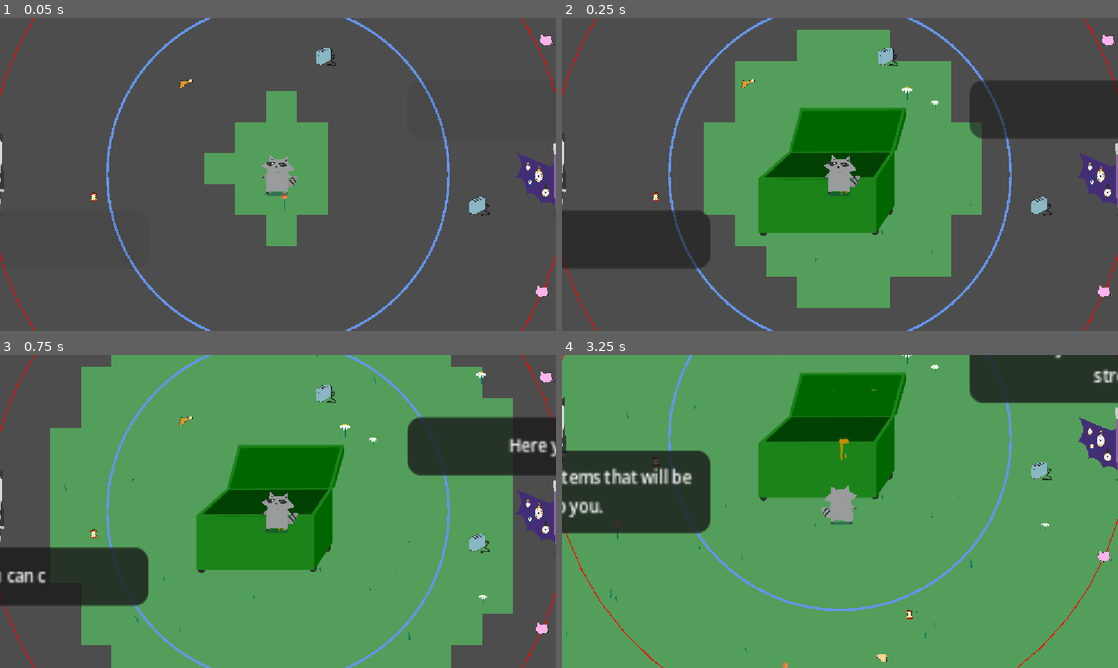
Above: before the commit, frames 1-4 (two rows, left to right).
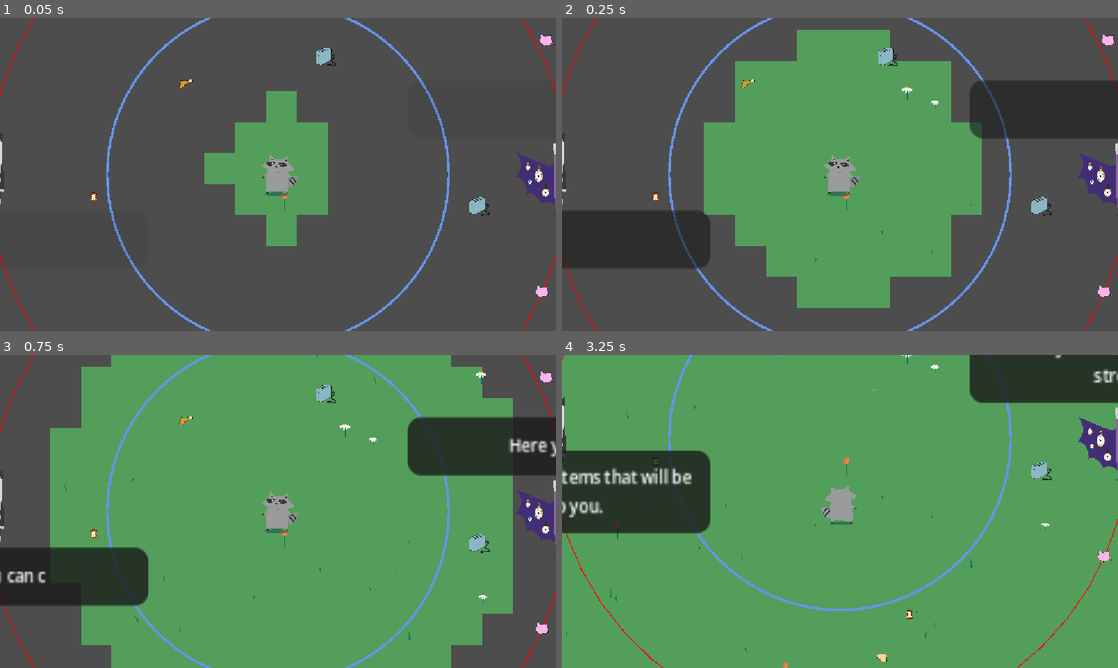
Above: after the commit, the same moments.

Repository: Lu-ni/upsi-jam-6
Game: Godot game, scene res://scenes/World.tscn
Same seed, same stepped clock (60 frames per second), same inputs: the game is played once before the commit and once after it. This scene is started directly instead of the project's main scene. The engine's default icon, where the game draws it, is replaced by a stand-in: a white triangle on a blue panel in a dark square. Sound files missing from this copy of the repository are replaced by a short silence.
Inputs (mouse positions are in pixels of both pictures, inside the frame that each line leads up to):
- Up to frame 1 (0.05 s): no input
- Up to frame 2 (0.25 s): no input
- Up to frame 3 (0.75 s): tap Enter at 0.5 s; move the mouse to (400, 495) at 0.52 s; hold Right (shop_right) from 0.53 s (still down); tap N (next_track) at 0.6 s
- Up to frame 4 (3.25 s): tap Down (shop_buy) at 0.77, 1.52, 3.02 s; move the mouse to (728, 527) at 1.27 s; release Right (shop_right) at 1.28 s; hold S (ui_down) 1.28-2.03 s; tap E (petals) at 1.35 s; move the mouse to (895, 442) at 2.02 s; hold Right (shop_right) 2.03-2.78 s; tap O at 2.1 s; tap Space at 2.75 s; move the mouse to (812, 574) at 2.77 s; hold W (ui_up) from 2.78 s (still down); tap P at 2.85 s

Frame 1 is identical in both runs. In frame 2, 8.3% of the frame differs, in the area x 35-62%, y 28-70%; in frame 3, 8.3%; in frame 4, 8.6%, in the area x 35-62%, y 5-47%.
Error after the commit: Division by zero error in operator '/'. (res://scripts/heap_of_garbage.gd:107)

Commit message:
One more conflict and imma kms

Diff:
--- a/assets/fonts/linux-libertine/LinuxLibertine.tres
+++ b/assets/fonts/linux-libertine/LinuxLibertine.tres
@@ -1,5 +1,20 @@
-[gd_resource type="DynamicFontData" format=2]
+[gd_resource type="FontFile" format=3 uid="uid://b50lqboj6e413"]
 
 [resource]
-
-font_path = "res://fonts/linux-libertine/LinLibertine_5.3.0_2012_07_02/LinLibertineOTF_5.3.0_2012_07_02/LinLibertine_R.otf"
+subpixel_positioning = 0
+msdf_pixel_range = 14
+msdf_size = 128
+cache/0/variation_coordinates = {}
+cache/0/face_index = 0
+cache/0/embolden = 0.0
+cache/0/transform = Transform2D(1, 0, 0, 1, 0, 0)
+cache/0/spacing_top = 0
+cache/0/spacing_bottom = 0
+cache/0/spacing_space = 0
+cache/0/spacing_glyph = 0
+cache/0/baseline_offset = 0.0
+cache/0/16/0/ascent = 0.0
+cache/0/16/0/descent = 0.0
+cache/0/16/0/underline_position = 0.0
+cache/0/16/0/underline_thickness = 0.0
+cache/0/16/0/scale = 1.0
--- a/globals/BaseDataValues.gd
+++ b/globals/BaseDataValues.gd
@@ -4,3 +4,4 @@
 var base_throw_trash_time: int = 1000
 var base_amount_of_trash_collected: int = 0
 var base_max_inventory: int = 3
+var base_HOWMUCHTRASHFORMULTUP: int = 1
--- a/globals/GameInfo.gd
+++ b/globals/GameInfo.gd
@@ -3,7 +3,9 @@
 var max_time: float
 var throw_trash_time: int
 var amount_of_trash_collected: int
+var HOWMUCHTRASHFORMULTUP: int
 var score: int
+var multiplier: int = 1
 
 var time_left: float
 var total_time: float
--- a/globals/Manager.gd
+++ b/globals/Manager.gd
@@ -92,6 +92,8 @@
 	GameInfo.time_left = BaseDataValues.base_max_time
 	GameInfo.total_time = 0
 	GameInfo.score = 0
+	GameInfo.multiplier = 1
+	GameInfo.HOWMUCHTRASHFORMULTUP = BaseDataValues.base_HOWMUCHTRASHFORMULTUP
 
 	PlayerInfo.inventory = []
 	PlayerInfo.max_inventory = BaseDataValues.base_max_inventory
--- a/globals/Signals.gd
+++ b/globals/Signals.gd
@@ -11,3 +11,5 @@
 signal stat_upgraded(stat: int, amount: float)
 signal trash_added
 signal trash_removed
+
+signal MULT_UP
--- a/project.godot
+++ b/project.godot
@@ -11,7 +11,7 @@
 [application]
 
 config/name="upsi-jam-6"
-run/main_scene="uid://cp7iirxvi4oij"
+run/main_scene="uid://cu2yrqyliq26h"
 config/features=PackedStringArray("4.6", "Forward Plus")
 config/icon="res://icon.svg"
 
--- a/scenes/HUD.tscn
+++ b/scenes/HUD.tscn
@@ -48,12 +48,20 @@
 frame = 3
 
 [node name="Label" type="Label" parent="Value" unique_id=205730385]
-offset_left = -87.50006
-offset_top = -25.0
-offset_right = 962.49994
-offset_bottom = 151.0
+offset_left = 262.49994
+offset_top = -68.75
+offset_right = 1312.5
+offset_bottom = 107.25
 theme_override_font_sizes/font_size = 129
 text = "0"
+
+[node name="mult" type="Label" parent="Value" unique_id=1423932036]
+offset_left = -87.5
+offset_top = -68.75
+offset_right = 35.5
+offset_bottom = 82.25
+theme_override_font_sizes/font_size = 110
+text = "x1"
 
 [node name="Time" type="Sprite2D" parent="." unique_id=1727786038]
 position = Vector2(698.00006, 36)
--- a/scripts/heap_of_garbage.gd
+++ b/scripts/heap_of_garbage.gd
@@ -8,7 +8,6 @@
 var player: Node2D
 var bin_pos: Node2D
 var trash: Array[Sprite2D] = []
-var amount_trash_for_next_bin_frame = 1
 var start_frame = 3
 var max_frame = 15
 
@@ -16,7 +15,8 @@
 	Signals.trash_added.connect(update_bin)
 	Signals.trash_removed.connect(update_bin)
 	Signals.stat_upgraded.connect(_on_stat_upgraded)
-	update_bin()
+	Signals.MULT_UP.connect(mult_up_display)
+	update_bin(true)
 
 func _draw() -> void:
 	draw_circle(Vector2.ZERO, pickup_range, Color.CORNFLOWER_BLUE, false, 5)
@@ -55,7 +55,7 @@
 
 	var sprite: Sprite2D = Sprite2D.new()
 	sprite.texture = PlayerInfo.inventory[0].texture
-	GameInfo.score += int(PlayerInfo.inventory[0].value * PlayerInfo.score_multiplier)
+	GameInfo.score += PlayerInfo.inventory[0].value * GameInfo.multiplier
 	sprite.scale = Vector2.ONE * 0.4
 
 	get_parent().add_child(sprite)
@@ -102,14 +102,19 @@
 	Signals.trash_added.emit()
 	trash[0].queue_free()
 
-func update_bin():
+func update_bin(start: bool = false):
 	var s: Sprite2D = $Sprite2D
-	var frame_nb: int = start_frame + (GameInfo.amount_of_trash_collected / amount_trash_for_next_bin_frame)
+	var frame_nb: int = start_frame + (GameInfo.amount_of_trash_collected / GameInfo.HOWMUCHTRASHFORMULTUP)
 	var target_frame: int = frame_nb if frame_nb <= max_frame else max_frame
 
 	# Only shake + change frame if the frame actually changes
 	if target_frame == s.frame:
 		return
+	if not start:
+		Manager.hud.bin_frame.emit(target_frame)
+		GameInfo.multiplier += 1
+		if GameInfo.multiplier >= 15: GameInfo.multiplier = 14
+		Signals.MULT_UP.emit()
 
 	var tween := create_tween()
 	var origin := s.position
@@ -123,5 +128,50 @@
 
 	# Change the frame once the shake finishes
 	tween.tween_callback(func(): s.frame = target_frame)
-	if Manager.hud:
-		Manager.hud.bin_frame.emit(target_frame)
+
+func mult_up_display():
+	if GameInfo.multiplier <= 1: return
+	var container = Node2D.new()
+	add_child(container)
+
+	# Label
+	var label = Label.new()
+	label.text = "x" + str(GameInfo.multiplier)
+	label.add_theme_font_size_override(
+	"font_size",
+	20 + GameInfo.multiplier * 10)
+	var yellow = Color(1.0, 0.95, 0.6)
+	var red = Color(1.0, 0.15, 0.1, 0.1)
+	var t = clamp(GameInfo.multiplier / 14.0, 0.0, 1.0)
+	label.modulate = yellow.lerp(red, t)
+	label.horizontal_alignment = HORIZONTAL_ALIGNMENT_CENTER
+
+	container.add_child(label)
+
+	# Celebration particles
+	var particles = CPUParticles2D.new()
+	particles.amount = 5 + GameInfo.multiplier * 10
+	particles.lifetime = 1.5
+	particles.one_shot = true
+	particles.emitting = true
+	particles.spread = 180
+	particles.initial_velocity_min = 40 * GameInfo.multiplier
+	particles.initial_velocity_max = 120 * GameInfo.multiplier
+	particles.scale_amount_min = 1
+	particles.scale_amount_max = 2.1
+	particles.gravity = Vector2.ZERO
+
+	container.add_child(particles)
+
+	# Hover animation
+	var tween = create_tween()
+	tween.set_parallel(true)
+
+	tween.tween_property(container, "position:y", container.position.y - (40 + GameInfo.multiplier * 10), 1.2)\
+		.set_trans(Tween.TRANS_SINE)\
+		.set_ease(Tween.EASE_OUT)
+
+	tween.tween_property(label, "modulate:a", 0.0, 1.2)
+	tween.parallel().tween_property(label, "rotation", deg_to_rad(randi() % 20 - 10), 0.6)
+
+	tween.chain().tween_callback(container.queue_free)
--- a/scripts/hud.gd
+++ b/scripts/hud.gd
@@ -7,6 +7,7 @@
 	Signals.pick_up.connect(on_item_change)
 	Signals.throw.connect(on_item_change)
 	Signals.inventory_updated.connect(on_inventory_change)
+	Signals.MULT_UP.connect(on_inventory_change)
 	bin_frame.connect(display_bin_frame)
 
 func _process(delta: float) -> void:
@@ -30,13 +31,6 @@
 	for item in items:
 		item.queue_free()
 
-#func remove_item(item: Item):
-	#for i in $items.find_children("*", "Node"):
-		#if i == item:
-			#item.queue_free()
-			#break
-	#display_item_info()
-
 func display_inventory():
 	var stacks := {}  # Dictionary to hold counts
 
@@ -57,6 +51,11 @@
 	$Weight/Label.text = ("%d/%d" % [PlayerInfo.inventory.size(), PlayerInfo.max_inventory])
 	$Weight/Label.modulate = Color.RED if PlayerInfo.inventory.size() >= PlayerInfo.max_inventory else Color.WHITE
 	$Value/Label.text = str(GameInfo.score)
+	var yellow = Color(1.0, 0.95, 0.6)
+	var red = Color(1.0, 0.15, 0.1)
+	var t = clamp(GameInfo.multiplier / 14.0, 0.0, 1.0)
+	$Value/mult.modulate = yellow.lerp(red, t)
+	$Value/mult.text = "x" + str(GameInfo.multiplier)
 
 func format_time(time_seconds: float) -> String:
 	var minutes = int(time_seconds / 60)
--- a/scripts/item_class.gd
+++ b/scripts/item_class.gd
@@ -1,10 +1,10 @@
 class_name Item
 
 enum ITEM_TYPE {
-    COSUMABLE,
-    ELECTRONICS,
-    WASTE,
-    PRECIOUS
+	COSUMABLE,
+	ELECTRONICS,
+	WASTE,
+	PRECIOUS
 }
 
 var item_name: String
Not shown: 2 places in scenes/MainMenu.tscn that only renumber resources
